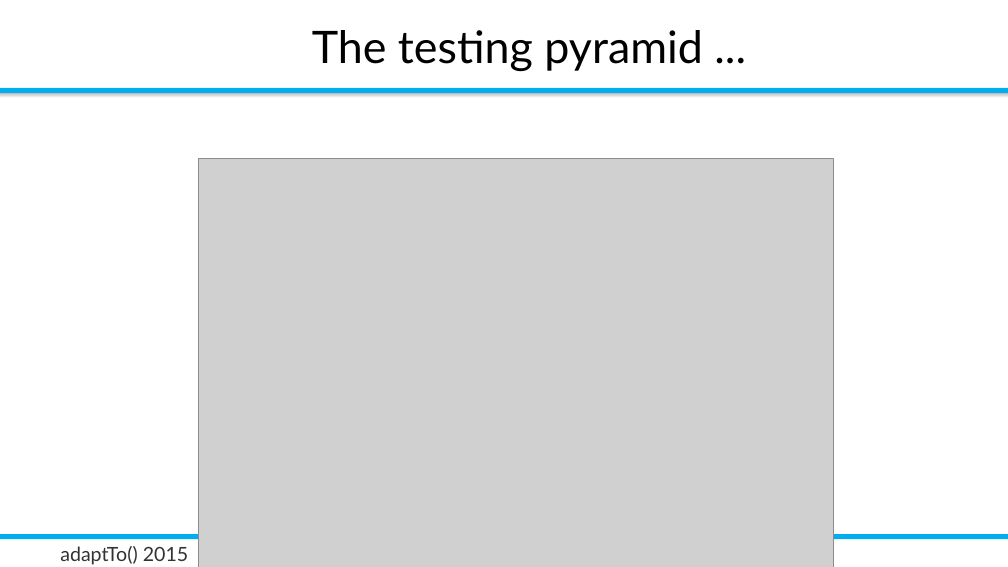
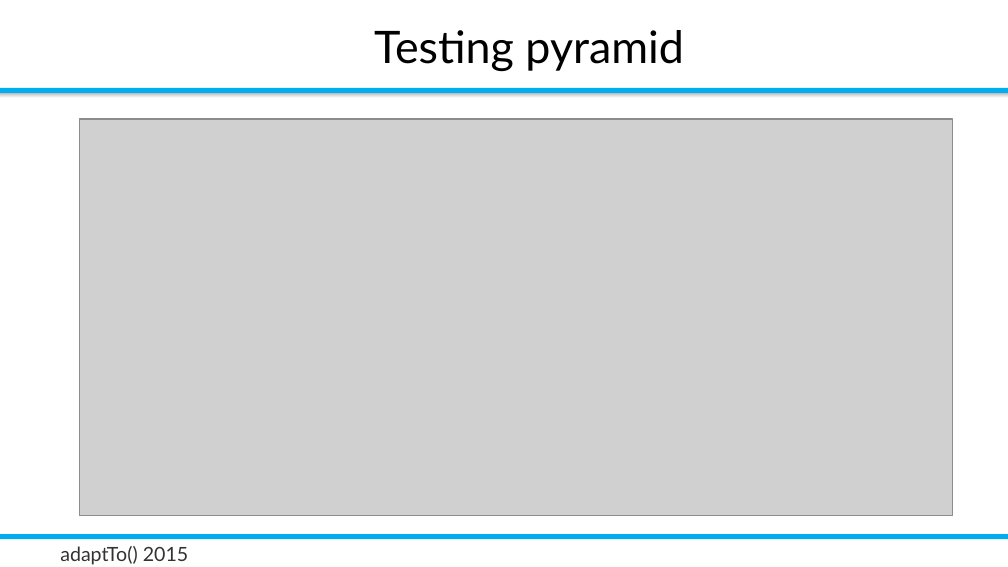
Before and after one commit to rombert/talks, a slide deck: slide 12 of adaptTo2015/How_Do_I_Test_My_Sling_Application-Robert_Munteanu.odp (slide 11 before the commit). Drawn at 1008x567 pixels with LibreOffice and Linux fonts; fonts in the diff are those of the drawing; grey boxes stand for pictures; background and template pictures are left out. Boxes give left, top, right and bottom in pixels: in the first picture for what was removed or moved away, otherwise in the second. Text is boxed around its words. In the diff, an @@ line names an element or a change of style, - is before the commit and + after.

```diff
--- a/adaptTo2015/How_Do_I_Test_My_Sling_Application-Robert_Munteanu.odp
+++ b/adaptTo2015/How_Do_I_Test_My_Sling_Application-Robert_Munteanu.odp
@@ title at box(374, 30, 684, 72): text changed @@
-The testing pyramid ...
+Testing pyramid
@@ picture: place and size @@
-picture at box(199, 158, 834, 567)
+picture at box(80, 119, 953, 516)
```
Also in this commit, not shown: 12 other slides changed, 15 slides added, 5 slides removed, 7 other files.
